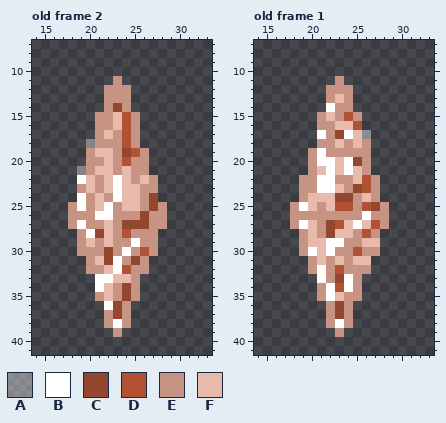
Edited in one commit: pixel-art file (Game Arts/Ase Files/LifeStone.ase). Above is the file before it was changed.
48x48 pixels, 3 frames. Colours within 5 levels of each other are drawn and written as one. Shown: old frame 2: x 14..33, y 7..41; old frame 1: x 14..33, y 7..41. The commit also changed other frames, which this record leaves out.
Palette (. is transparent): A #ffffff60  B #ffffff  C #94472f  D #b35134  E #c79383  F #e8baac
Pixels before, old frame 2, first column x 18:
11 .....E.....
12 ....EEE....
13 ....EEE....
14 ....ECE....
15 ...EEFDE...
16 ...EEFDE...
17 ...EFEDE...
18 ..AEEEDE...
19 ..EFFECDE..
20 ..EEFEDEE..
21 .AEFFEFEE..
22 .BFEFBFEFE.
23 .EFEFBFFEE.
24 .BEFEBFFEC.
25 EBEFBEFFECE
26 EEEBBEEECEE
27 EBEEFECCCEE
28 .EBCFEDEEE.
29 .EFEFEEBEE.
30 .EEECEBEDE.
31 ..EFCBECE..
32 ..EEFBDEE..
33 ...BBFFE...
34 ...BFECE...
35 ...EFECE...
36 ....BCE....
37 ....ECE....
38 ....EBE....
39 .....E.....
Pixels before, old frame 1, first column x 18:
11 .....E.....
12 ....EEE....
13 ....EFE....
14 ....BEE....
15 ...EFEDE...
16 ...EEFFD...
17 ...BECBFA..
18 ...EEFEFE..
19 ..EBEEEEE..
20 ..EBBFBCE..
21 ..EFBFBFE..
22 .EEBBEEFDE.
23 .EEBBFECDE.
24 .EFFFCCEFE.
25 EBFEFDDEDCE
26 EEEEEEEEBEE
27 EBFECDFBFDE
28 .EFECFFEDE.
29 .EFFBBEEFF.
30 .EBFBEEDEE.
31 ..EFEFEFF..
32 ..EBEDEEE..
33 ...BECBE...
34 ...EBDBE...
35 ...EBFEE...
36 ....ECE....
37 ....ECE....
38 ....EBE....
39 .....E.....
After:
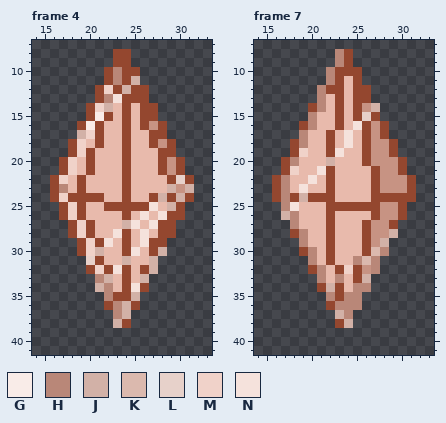
Colours new in this view: G #f9ece8  H #b98778  J #d2b1a7  K #dbb9ae  L #e7d1ca  M #f0d2c9  N #f5e2dc
A new or re-ordered frame is compared with the old frame closest to it.
Difference:
frames 3 -> 15
layer "Layer 1" added
Changed rows in their new state; - is an unchanged pixel.
Frame 4 is new; against old frame 2, layers "Layer 1", "Sprite Sheet":
first column x 16:
 8 -------CC-------
 9 -------CC-------
10 ------CHCC------
11 ------CHCJ------
12 -----CMCJCC-----
13 -----CHNCCC-----
14 ----CMJFCFCC----
15 ----CGC-CFCC----
16 ---CGCF-CFCEC---
17 ---JMC-FCFFCC---
18 --CMFCFFCFFCEC--
19 --CMC--F-FFFCC--
20 -CMFCF-FCFFFCEC-
21 -CMFC--FCFFFCEC-
22 CMFC-F-FCF-FFCLC
23 CHFC-F-FC-FFFJEJ
24 CMCCCCFFC-F-JCJC
25 -CMCF-CCCCCNFJC-
26 -CMCFFFFCFNFNCC-
27 --CMCF-FJNFNCC--
28 --CMCF-NCFNFCC--
29 ---CMCNFCFNCC---
30 ---CMJFFCNFCJ---
31 ----LCFFJFFJ----
32 ----CMCNCFCJ----
33 -----HJ-CFJ-----
34 -----JHF-NC-----
35 -----.HC-J------
36 ------CHJC------
37 ------.HJ-------
38 ------.JC-------
39 -------.--------
Frame 7 is new; against old frame 1, layers "Layer 1", "Sprite Sheet":
first column x 16:
 8 -------HC-------
 9 -------HC-------
10 ------HCCC------
11 ------HCFC------
12 -----HCCFCC-----
13 -----HFCFCC-----
14 ----CHFCFCEJ----
15 ----HF-CFCLC----
16 ---CHFFC-NCEC---
17 ---HFFCFN-CEC---
18 --CHFFC-N-CEEC--
19 --CMFFCNFFCEEC--
20 -CHFFFJ-FFCEEEC-
21 -CMFFNC-F-FCEEC-
22 CHFFNFCFF-FCEEEC
23 CHFNFFC-FFFCEEEC
24 CHCJCCCFFF-CCCCC
25 -HNF-FCCCCC--EC-
26 -JHFFFCFFFFC-EC-
27 --HF-F-F-FCE-C--
28 --CH-F---FC-EJ--
29 ---H--CFFFCEJ---
30 ---CH-CFFFCKH---
31 ----H-C-FHKH----
32 ----CHFCMC-H----
33 -----HFHFCJ-----
34 -----CJCFHH-----
35 -----.HCHH------
36 ------CHHH------
37 ------.JH-------
38 ------.CJ-------
39 -------.--------
Where, in picture pixels (left, top, right, bottom), the same in both pictures:
changed: (50, 49, 194, 337)
changed: (272, 49, 416, 337)
